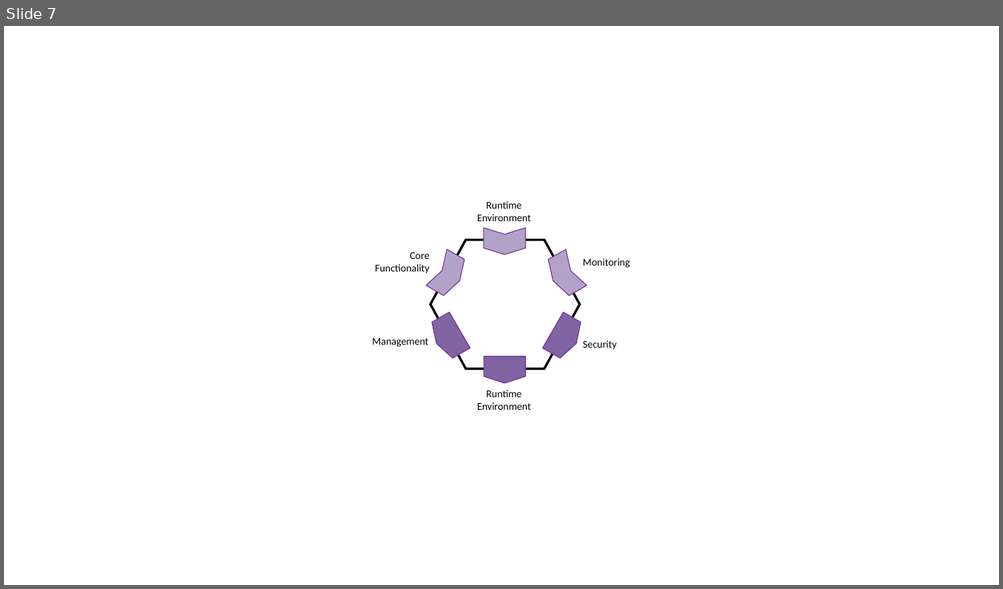
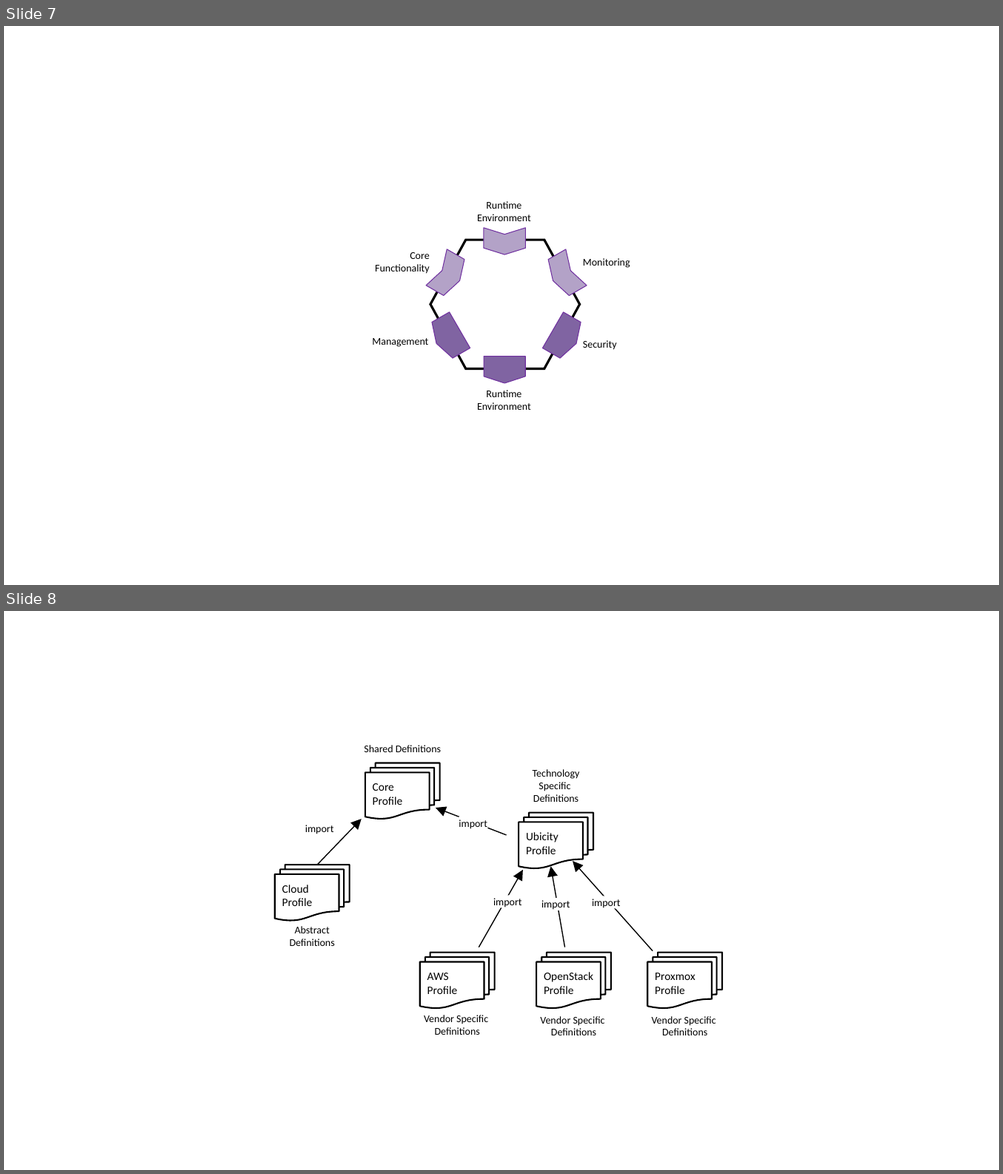
Before and after one commit to oasis-open/tosca-community-contributions, a slide deck: profiles/com/ubicity/sources/figures.pptx. Shown one above the other, each under a label of ours: slide 7 before the commit, slides 7 and 8 after it. The pictures are 1003x589 and 1003x1174 pixels, drawn with LibreOffice and Linux fonts; fonts in the diff are those of the drawing. Boxes give left, top, right and bottom in pixels: in the first picture for what was removed or moved away, otherwise in the second. Text is boxed around its words. In the diff, an @@ line names an element or a change of style, - is before the commit and + after.

Commit message:
Document organization of Ubicity profiles (#206)
* Add files via upload

* Add files via upload

* Show organization of Ubicity profiles

* Document organization of Ubicity profiles

```diff
--- a/profiles/com/ubicity/sources/figures.pptx
+++ b/profiles/com/ubicity/sources/figures.pptx
@@ slide 8 added at <box>4,611,999,1170</box>, background #FFFFFF @@
@@ group added at <box>275,745,722,1036</box>: 8 texts, 6 flow chart multidocuments, 5 arrows, 3 rectangles @@
+Core Profile
+Shared Definitions
+Cloud Profile
+Abstract Definitions
+Ubicity Profile
+Technology Specific Definitions
+import
+import
+import
+import
+AWS Profile
+Vendor Specific Definitions
+OpenStack Profile
+Vendor Specific Definitions
+Proxmox Profile
+Vendor Specific Definitions
+import
```
Also in this commit, not shown: 2 other files.
